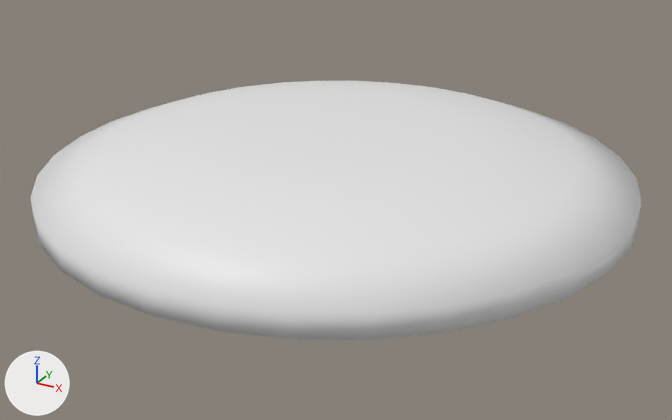
The glTF model smartdisc/assets/models/SmartDisc.glb as it was, and as the next commit left it.
Rendered twice from a 50 mm lens placed at (0.194, -0.353, 0.15), pointed at (0.005, -0.009, -0.022). Arrows for +X, +Y and +Z are at lower left; the lights stay in place. Where no turn or scale is listed for an object, it has been applied to the vertices.
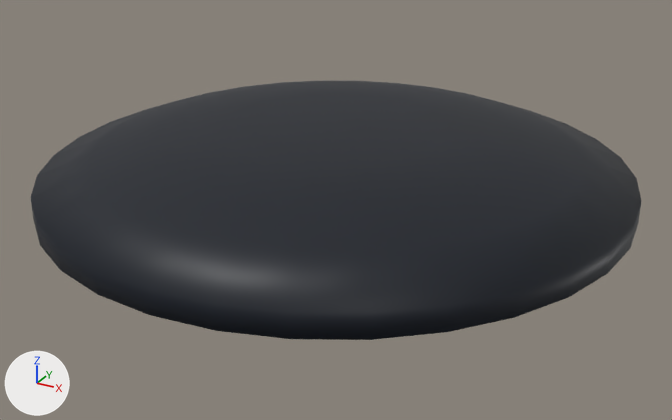
Changed parts and their boxes [x1, y1, x2, y2] in the pictures (672 x 420 px):
'Cylinder', recoloured (white to black): [31, 81, 641, 340] in both

What changed in the scene script:
```text
Add img_bildschirmfoto_2025_11_07_um_15_30_47:
    img_bildschirmfoto_2025_11_07_um_15_30_47 = load_image('Bildschirmfoto 2025-11-07 um 15.30.47', '_unpacked/Bildschirmfoto_2025-11-07_um_15.30.47', 132, 112, 'sRGB')
Add mat_material_001:
    mat_material_001 = principled_material('Material.001')
    mat_material_001.texture = img_bildschirmfoto_2025_11_07_um_15_30_47
Change me_cylinder_001:
    where me_cylinder_001.from_pydata(...)  # 320 vertices, 636 faces; spans x -0.135..0.135, y -0.135..0.135, z -0.015..0.015
    add me_cylinder_001.materials.append(mat_material_001)  # picture img_bildschirmfoto_2025_11_07_um_15_30_47
```
